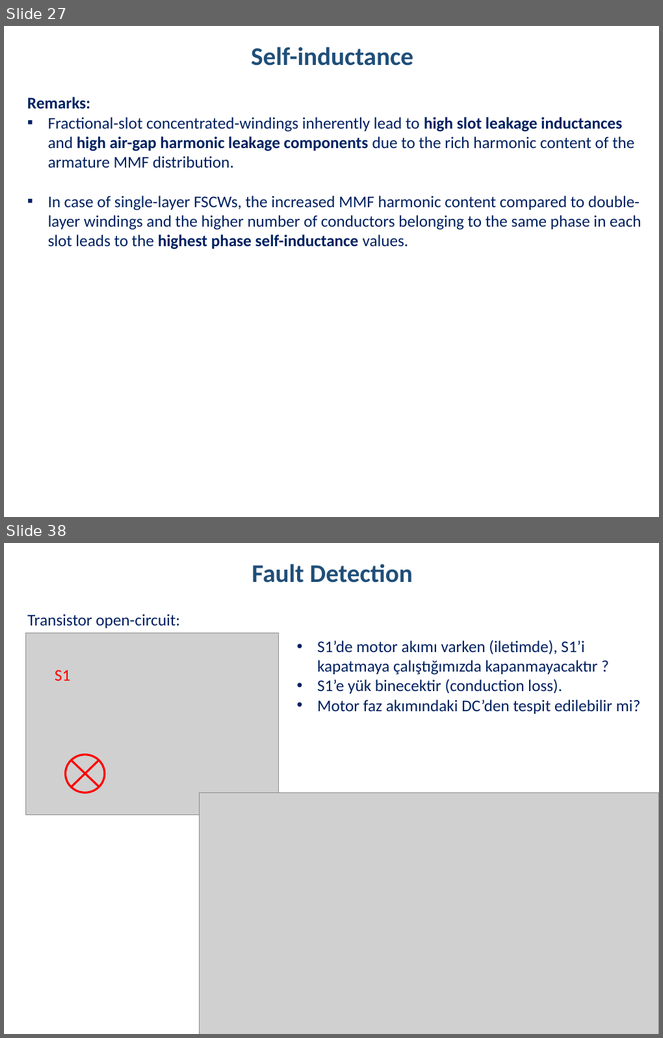
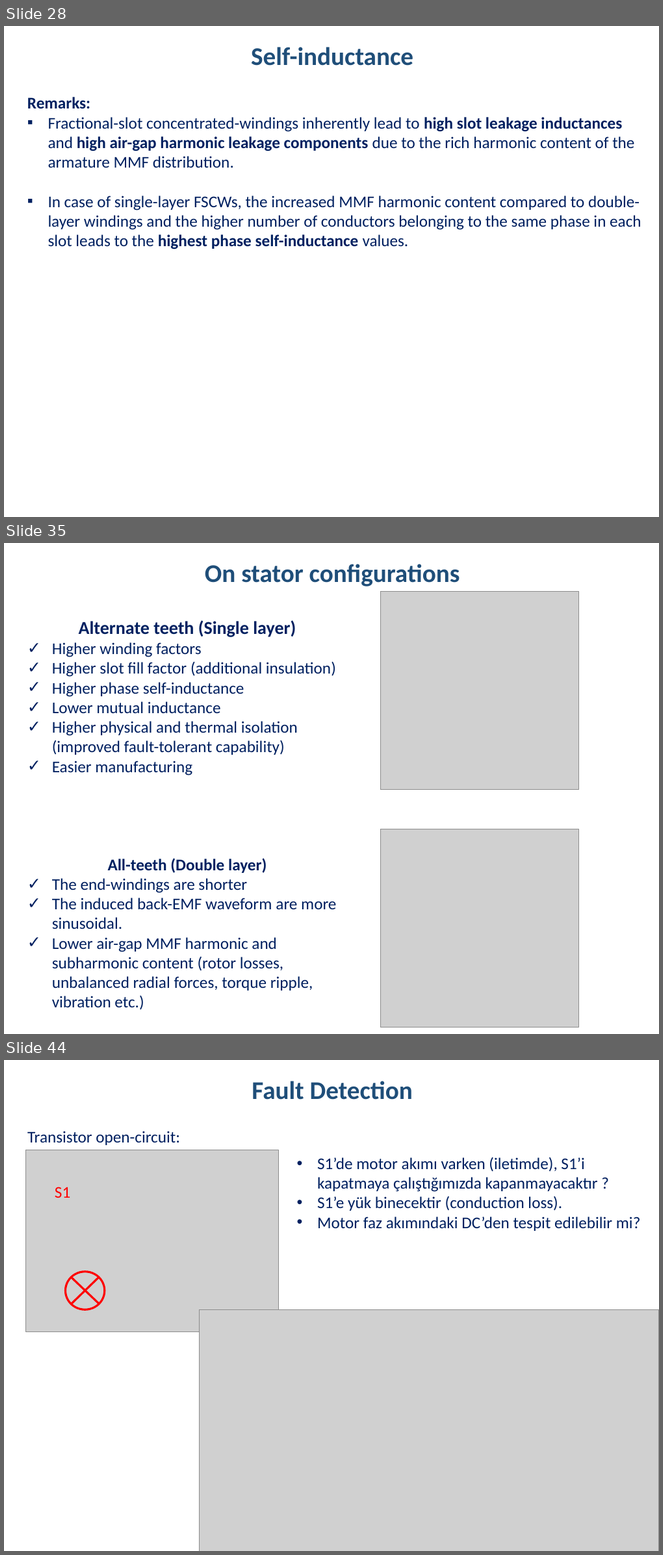
Before and after one commit to hakanpolat/IMMD, a slide deck: Literature/immd_ver2_research.pptx. Shown one above the other, each under a label of ours: slides 27 and 38 before the commit, slides 28, 35 and 44 after it; the slides between them are not shown. The pictures are 663x1038 and 663x1555 pixels, drawn with LibreOffice and Linux fonts; fonts in the diff are those of the drawing; grey boxes stand for pictures. Boxes give left, top, right and bottom in pixels: in the first picture for what was removed or moved away, otherwise in the second. Text is boxed around its words. In the diff, an @@ line names an element or a change of style, - is before the commit and + after.

Commit message:
FSCW makinalar üzerine: Slot/pole kombinasyonları, rotor kayıpları, radyal kuvvetler vb.

```diff
--- a/Literature/immd_ver2_research.pptx
+++ b/Literature/immd_ver2_research.pptx
@@ slide 35 added at <box>4,543,659,1034</box>, background #FFFFFF @@
@@ text added at <box>205,564,460,587</box>, 28 pt, text #1F4E79, bold @@
+On stator configurations
@@ picture added at <box>381,592,579,790</box> @@
@@ text added at <box>52,620,336,1010</box>, 18 pt, text #002060 @@
+Alternate teeth (Single layer)
+✓ Higher winding factors
+✓ Higher slot fill factor (additional insulation)
+✓ Higher phase self-inductance
+✓ Lower mutual inductance
+✓ Higher physical and thermal isolation (improved fault-tolerant capability)
+✓ Easier manufacturing
+All-teeth (Double layer)
+✓ The end-windings are shorter
+✓ The induced back-EMF waveform are more sinusoidal.
+✓ Lower air-gap MMF harmonic and subharmonic content (rotor losses, unbalanced radial forces, torque ripple, vibration etc.)
@@ picture added at <box>381,829,579,1028</box> @@
@@ what was slide 27 is now slide 28 @@
@@ what was slide 38 is now slide 44 @@
```
Also in this commit, not shown: 11 slides changed, 11 other slides added, 1 slide removed, 1 other file.
